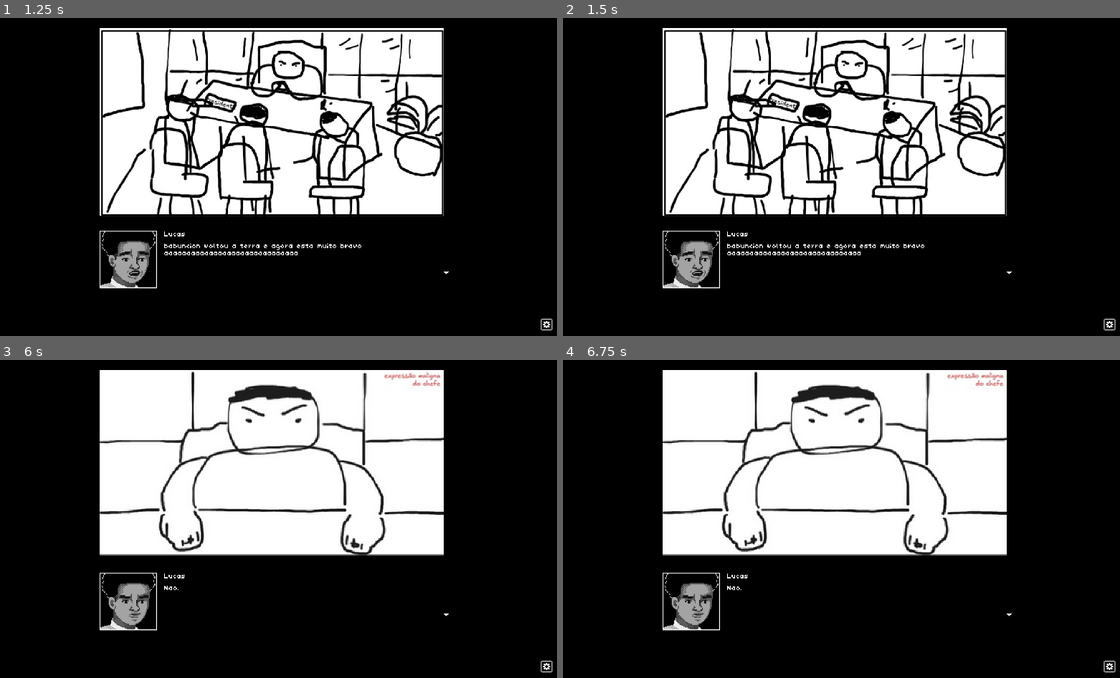
Above: before the commit, frames 1-4 (two rows, left to right).
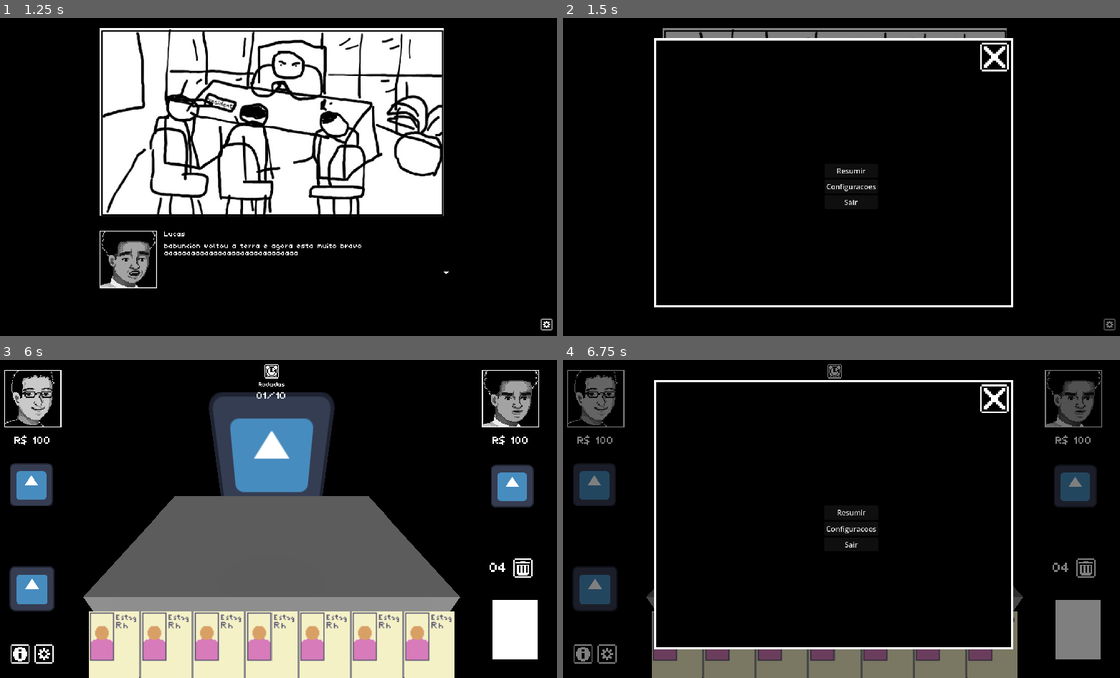
Above: after the commit, the same moments.

Repository: pedroand6/FelpoJam
Game: Godot game, scene res://Scenes/VisualNovel.tscn
Two runs of this game, one before a commit and one after it. Both use one fixed random seed, a clock stepped at 60 frames per second and the inputs below. The engine's default icon, where the game draws it, is replaced by a stand-in: a white triangle on a blue panel in a dark square.
Inputs (mouse positions are in pixels of both pictures, inside the frame that each line leads up to; where the layout moved, square brackets give the same spot in the first picture):
- Up to frame 1 (1.25 s): click (323, 262) at 0.5 s
- Up to frame 2 (1.5 s): click (1108, 323) at 1.25 s
- Up to frame 3 (6 s): click (289, 512) at 2 s, where only the run after the commit has a clickable "Resumir"; click (323, 604) at 2.75 s; click (323, 604) at 3.5 s; move the mouse to (395, 499) at 4.27 s; click (395, 499) at 4.42 s; tap Enter at 5 s; move the mouse to (155, 531) at 5.02 s; click (155, 531) at 5.17 s; tap Space at 5.75 s; move the mouse to (328, 445) at 5.77 s; click (328, 445) at 5.92 s
- Up to frame 4 (6.75 s): click (607, 652) [1108, 665] at 6.5 s

Frame 1 is identical in both runs. In frame 2, 33% of the frame differs, in the area x 16-100%, y 3-99%; in frame 3, 67%, in the area x 0-100%, y 1-100%; in frame 4, 50%.

Commit message:
transicao novel escritorio

Diff:
--- a/Scenes/VisualNovel.tscn
+++ b/Scenes/VisualNovel.tscn
@@ -13,6 +13,7 @@
 [ext_resource type="AudioStream" uid="uid://dio6ew8sdrk8k" path="res://Audio/SFX/Writing/tecla longa 2 efeito.wav" id="11_elxfw"]
 [ext_resource type="Theme" uid="uid://bo8ua54i5icg7" path="res://Themes/tooltipTheme.tres" id="12_23fmf"]
 [ext_resource type="Texture2D" uid="uid://dtg2x7lymed3y" path="res://Sprites/UI/icone-configuracoes.png" id="13_23fmf"]
+[ext_resource type="Texture2D" uid="uid://duk1ai68vsaya" path="res://Sprites/UI/icone-fechar.png" id="14_72pgp"]
 
 [sub_resource type="RichTextEffect" id="RichTextEffect_w4fai"]
 script = ExtResource("6_gsx18")
@@ -171,4 +172,109 @@
 ignore_texture_size = true
 stretch_mode = 4
 
+[node name="Popup" type="Control" parent="CanvasLayer" unique_id=12451466]
+unique_name_in_owner = true
+visible = false
+layout_mode = 3
+anchors_preset = 15
+anchor_right = 1.0
+anchor_bottom = 1.0
+grow_horizontal = 2
+grow_vertical = 2
+
+[node name="Fundo" type="ColorRect" parent="CanvasLayer/Popup" unique_id=1564090175]
+layout_mode = 1
+anchors_preset = 15
+anchor_right = 1.0
+anchor_bottom = 1.0
+grow_horizontal = 2
+grow_vertical = 2
+color = Color(0, 0, 0, 0.5019608)
+
+[node name="Caixa" type="Control" parent="CanvasLayer/Popup" unique_id=197413543]
+layout_mode = 1
+anchors_preset = 8
+anchor_left = 0.5
+anchor_top = 0.5
+anchor_right = 0.5
+anchor_bottom = 0.5
+offset_left = -605.0
+offset_top = -458.0
+offset_right = 195.0
+offset_bottom = 142.0
+grow_horizontal = 2
+grow_vertical = 2
+scale = Vector2(1.503217, 1.503217)
+
+[node name="Borda" type="ColorRect" parent="CanvasLayer/Popup/Caixa" unique_id=796721828]
+layout_mode = 1
+anchors_preset = 15
+anchor_right = 1.0
+anchor_bottom = 1.0
+grow_horizontal = 2
+grow_vertical = 2
+
+[node name="Frente" type="ColorRect" parent="CanvasLayer/Popup/Caixa" unique_id=1992283580]
+layout_mode = 1
+anchors_preset = 8
+anchor_left = 0.5
+anchor_top = 0.5
+anchor_right = 0.5
+anchor_bottom = 0.5
+offset_left = -395.0
+offset_top = -295.0
+offset_right = 395.0
+offset_bottom = 295.0
+grow_horizontal = 2
+grow_vertical = 2
+color = Color(0, 0, 0, 1)
+
+[node name="Config" type="Control" parent="CanvasLayer/Popup/Caixa/Frente" unique_id=1891201137]
+layout_mode = 1
+anchors_preset = 8
+anchor_left = 0.5
+anchor_top = 0.5
+anchor_right = 0.5
+anchor_bottom = 0.5
+offset_left = -20.0
+offset_top = -20.0
+offset_right = 20.0
+offset_bottom = 20.0
+grow_horizontal = 2
+grow_vertical = 2
+
+[node name="Opts" type="VBoxContainer" parent="CanvasLayer/Popup/Caixa/Frente/Config" unique_id=20282326]
+layout_mode = 1
+offset_right = 40.0
+offset_bottom = 40.0
+
+[node name="Resumir" type="Button" parent="CanvasLayer/Popup/Caixa/Frente/Config/Opts" unique_id=1533111178]
+layout_mode = 2
+text = "Resumir"
+
+[node name="Configuracoes" type="Button" parent="CanvasLayer/Popup/Caixa/Frente/Config/Opts" unique_id=33767595]
+layout_mode = 2
+text = "Configuracoes"
+
+[node name="Sair" type="Button" parent="CanvasLayer/Popup/Caixa/Frente/Config/Opts" unique_id=382340001]
+layout_mode = 2
+text = "Sair"
+
+[node name="Fechar" type="TextureButton" parent="CanvasLayer/Popup/Caixa/Frente" unique_id=879722913]
+layout_mode = 1
+anchors_preset = 1
+anchor_left = 1.0
+anchor_right = 1.0
+offset_left = -69.0
+offset_top = 5.0
+offset_right = -5.0
+offset_bottom = 69.0
+grow_horizontal = 0
+mouse_default_cursor_shape = 2
+texture_normal = ExtResource("14_72pgp")
+
 [connection signal="button_down" from="CanvasLayer/BottomArea/DialogueBtn" to="." method="_on_dialogue_btn_button_down"]
+[connection signal="button_down" from="CanvasLayer/ConfigBtn" to="." method="_on_config_btn_button_down"]
+[connection signal="button_down" from="CanvasLayer/Popup/Caixa/Frente/Config/Opts/Resumir" to="." method="_on_resumir_button_down"]
+[connection signal="button_down" from="CanvasLayer/Popup/Caixa/Frente/Config/Opts/Sair" to="." method="_on_sair_button_down"]
+[connection signal="button_down" from="CanvasLayer/Popup/Caixa/Frente/Fechar" to="." method="_on_fechar_button_down"]
--- a/Scripts/cursor.gd
+++ b/Scripts/cursor.gd
@@ -16,7 +16,7 @@
 
 func _ready() -> void:
 	Input.set_custom_mouse_cursor(load("res://Assets/cursor.png"))
-	Input.set_custom_mouse_cursor(load("res://Assets/cursor-clicavel.png"), 2)
+	Input.set_custom_mouse_cursor(load("res://Assets/cursor-clicavel.png"), Input.CURSOR_POINTING_HAND)
 	get_viewport().size_changed.connect(_viewport_update_size)
 	_viewport_update_size()
 	cursor.position = get_viewport().get_mouse_position()
--- a/Scripts/dialogueEffect.gd
+++ b/Scripts/dialogueEffect.gd
@@ -6,7 +6,7 @@
 var stopEffect : bool = false
 
 func _process_custom_fx(char_fx: CharFXTransform) -> bool:
-	var text_server := TextServerManager.get_primary_interface()
+	var _text_server := TextServerManager.get_primary_interface()
 
 	var fall = clamp(pow((char_fx.elapsed_time - char_fx.range.x / 40.0), 2.0) * 50.0 - 3, -3, 0)
 	char_fx.offset.y = fall
--- a/Scripts/dialogue_box.gd
+++ b/Scripts/dialogue_box.gd
@@ -15,10 +15,6 @@
 # Called when the node enters the scene tree for the first time.
 func _ready() -> void:
 	dialogueBtn.grab_focus()
-
-# Called every frame. 'delta' is the elapsed time since the previous frame.
-func _process(delta: float) -> void:
-	pass
 
 func mostra_texto(dialogoInfo: Dictionary) -> void:
 	dialogoObj.text = "[jump_effect]" + dialogoInfo["texto"]
--- a/Scripts/visual_novel.gd
+++ b/Scripts/visual_novel.gd
@@ -45,6 +45,13 @@
 	dialogoAtual += 1
 	if dialogoAtual >= len(dialogos[nomeCena][cenaAtual]):
 		if cenaAtual + 1 >= len(dialogos[nomeCena]):
+			var root = get_tree().get_root()
+			var novel = root.get_node("Visual Novel")
+			root.remove_child(novel)
+			novel.call_deferred("free")
+			var escritorio_res = load("res://Scenes/escritorio.tscn")
+			var escritorio = escritorio_res.instantiate()
+			root.add_child(escritorio)
 			return
 
 		dialogoAtual = 0
@@ -60,3 +67,19 @@
 
 func _on_dialogue_btn_button_down() -> void:
 	passa_dialogo()
+
+
+
+#Settings code
+
+func _on_config_btn_button_down() -> void:
+	%Popup.show()
+
+func _on_resumir_button_down() -> void:
+	_on_fechar_button_down()
+
+func _on_fechar_button_down() -> void:
+	%Popup.hide()
+
+func _on_sair_button_down() -> void:
+	get_tree().quit()
